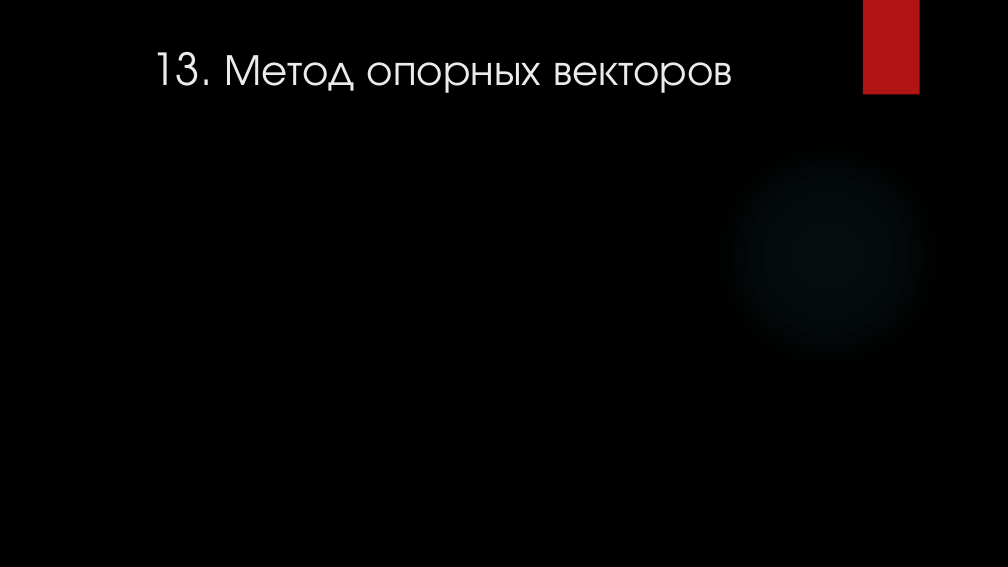
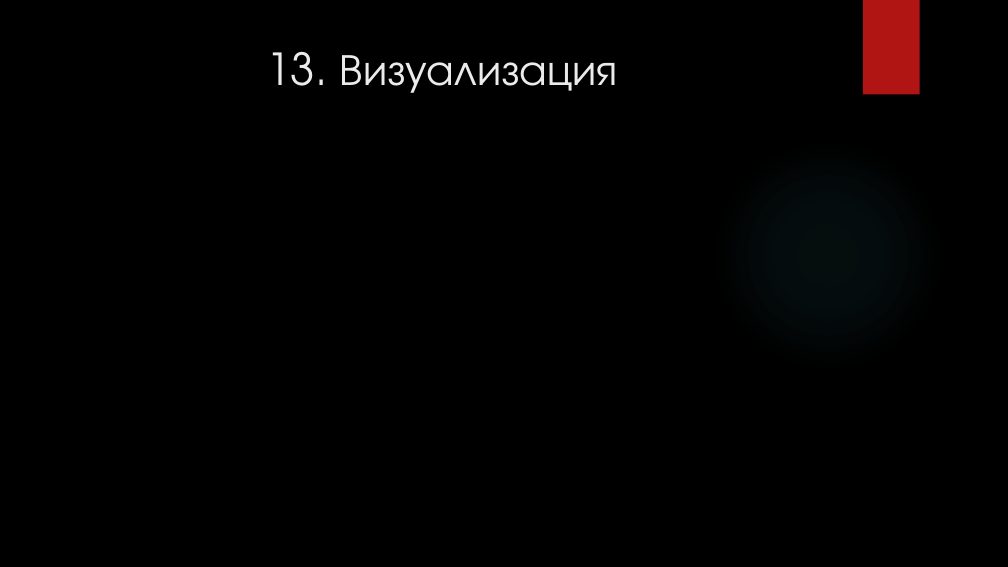
Before and after one commit to FedNirvanous451/R, a slide deck: slide 12 of курсовая работа/kursach.pptx. Drawn at 1008x567 pixels with LibreOffice and Linux fonts; fonts in the diff are those of the drawing; background and template pictures are left out. Boxes give left, top, right and bottom in pixels: in the first picture for what was removed or moved away, otherwise in the second. Text is boxed around its words. In the diff, an @@ line names an element or a change of style, - is before the commit and + after.

```diff
--- a/курсовая работа/kursach.pptx
+++ b/курсовая работа/kursach.pptx
@@ title at [267,52,618,93]: text changed @@
-13. Метод опорных векторов
+13. Визуализация
```
Also in this commit, not shown: 1 other slide changed, 7 other files.
